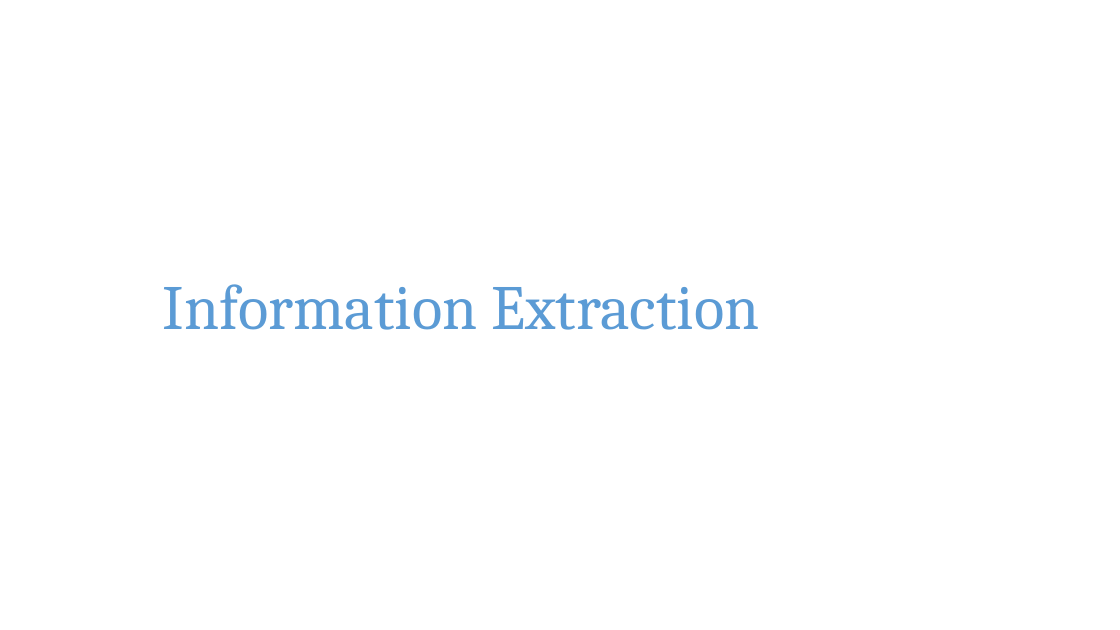
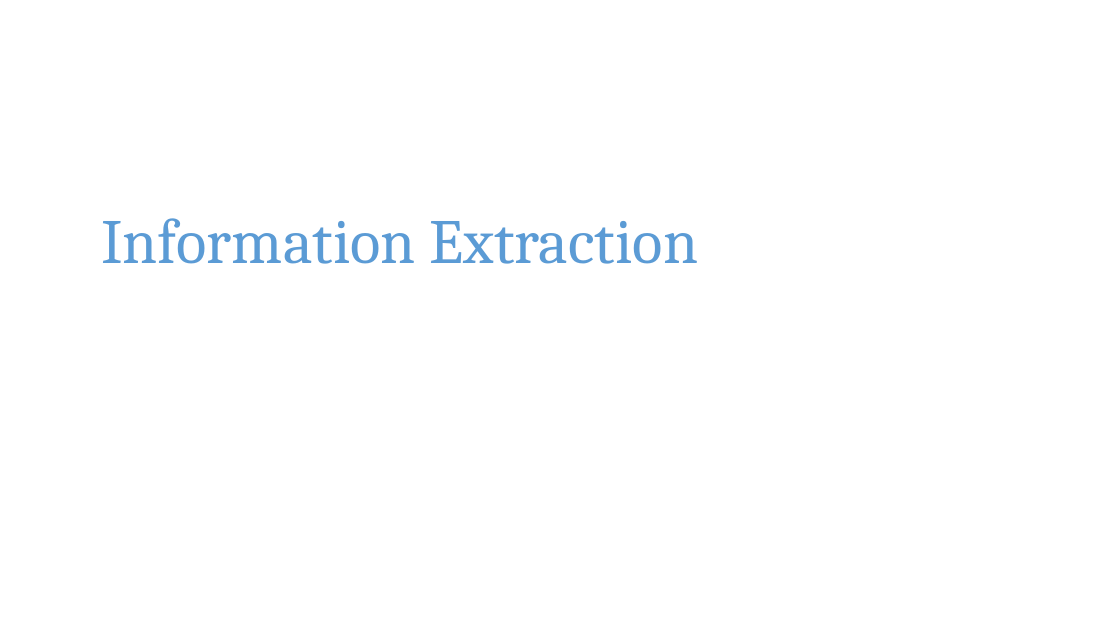
Before and after one commit to pkushiqiang/thesis, a slide deck: slide 23 of media/JobFinder.pptx (slide 15 before the commit). Drawn at 1120x630 pixels with LibreOffice and Linux fonts; fonts in the diff are those of the drawing; background and template pictures are left out. Boxes give left, top, right and bottom in pixels: in the first picture for what was removed or moved away, otherwise in the second. Text is boxed around its words. In the diff, an @@ line names an element or a change of style, - is before the commit and + after.

```diff
--- a/media/JobFinder.pptx
+++ b/media/JobFinder.pptx
@@ title "Information Extraction": place and size @@
-title "Information Extraction" at [163,284,759,330]
+title "Information Extraction" at [101,218,698,264]
```
Also in this commit, not shown: 14 other slides changed, 11 slides added, 1 slide removed.
